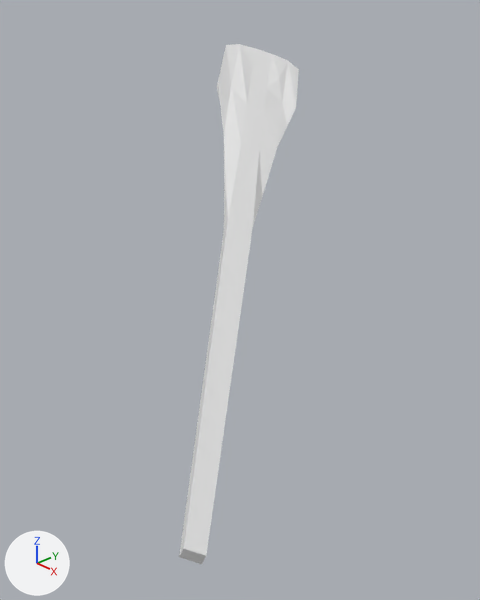
One commit to the Blender file МИКИ/лаб7.blend: the scene before it, then after it.
The view is the same before and after, from a 50 mm camera at (0.309, -0.338, 0.11) aimed at (-0.601, 0.515, -0.487). The axes (+X, +Y, +Z) are drawn at lower left. The lights are the same throughout.

The older version as bpy lines, for what is in view:
```python
me_sphere_001 = bpy.data.meshes.new('Sphere.001')
me_sphere_001.from_pydata(...)  # 58 vertices, 63 faces; spans x -0.15..0.1, y -0.67..0.67, z -0.73..0.83
ob_весло_002 = bpy.data.objects.new('Весло.002', me_sphere_001)
ob_весло_002.location = (-0.679, 0.597, -0.286)
ob_весло_002.rotation_euler = (2.352, -1.132, 0.0)  # degrees (135, -65, 0)
ob_весло_002.scale = (0.15, 0.16, 0.96)
```
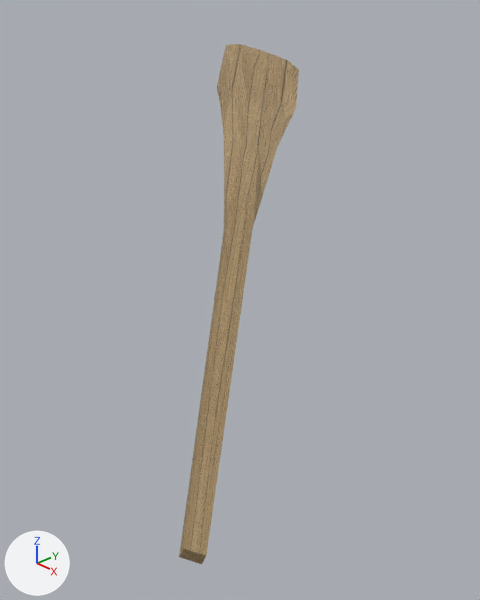
The newer file is also turned or shifted as a whole; pictures and numbers use the older file's frame.

The edits, one by one:
Picture 'plank-8.jpg' (img_plank_8_jpg) is new.
Material 'Material' (mat_material) is new.
Its texture is img_plank_8_jpg.
me_sphere_001 has 58 vertices, 63 faces and spans x -0.15..0.1, y -0.67..0.67, z -0.73..0.83.
me_sphere_001 now uses material mat_material (picture img_plank_8_jpg).

Where the change shows, as pixel boxes (x1, y1, x2, y2) in the pictures (480 x 600 px):
'Весло.002', recoloured (white to brown)
    both: (179, 44, 299, 564)
